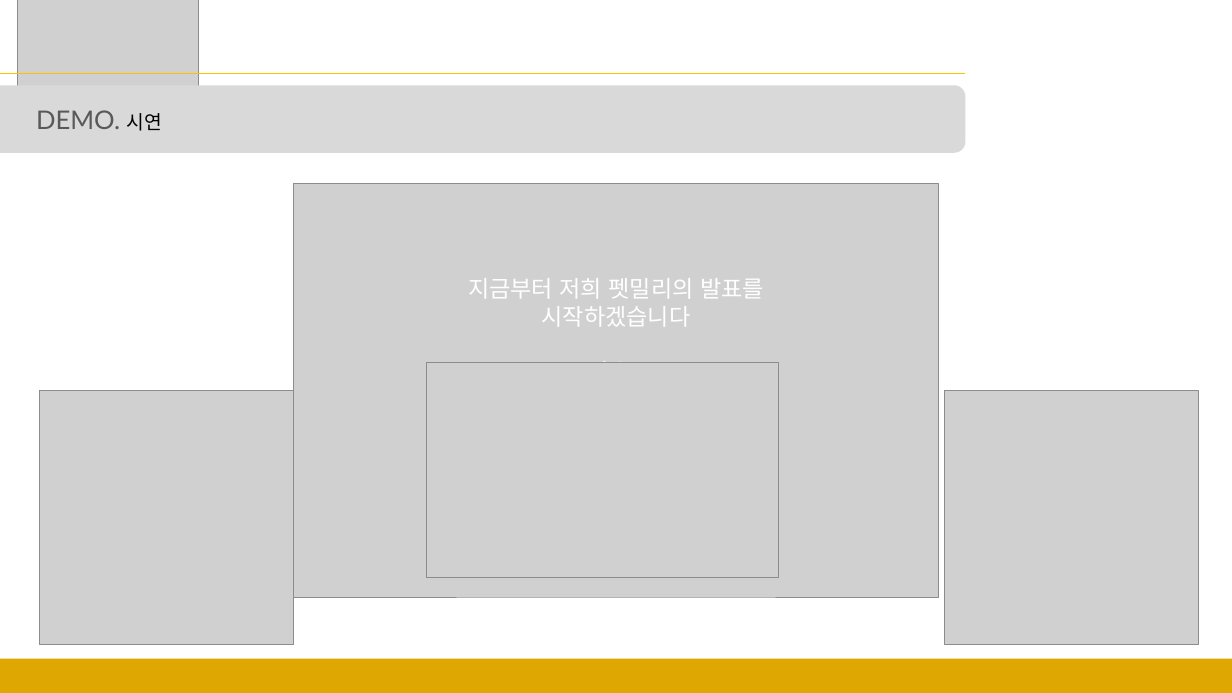
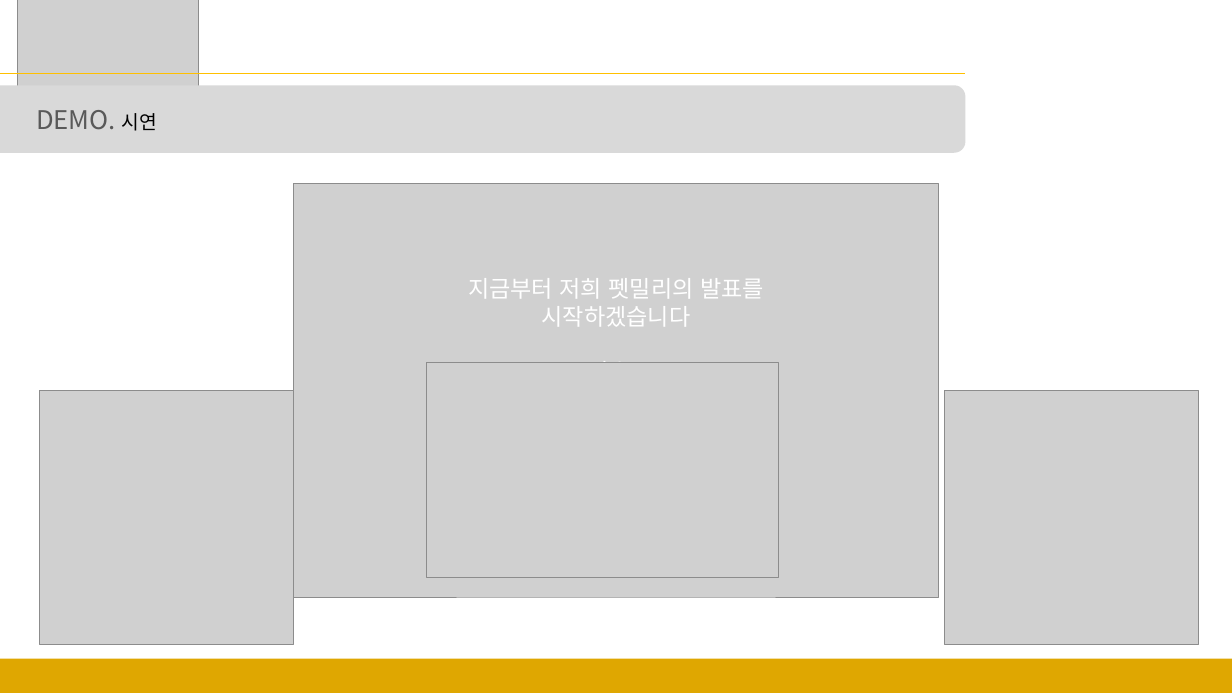
Before and after one commit to sgyoung96/Petmily, a slide deck: slide 11 of docs/발표ppt/발표.pptx. Drawn at 1232x693 pixels with LibreOffice and Linux fonts; fonts in the diff are those of the drawing; grey boxes stand for pictures. Boxes give left, top, right and bottom in pixels: in the first picture for what was removed or moved away, otherwise in the second. Text is boxed around its words. In the diff, an @@ line names an element or a change of style, - is before the commit and + after.

```diff
--- a/docs/발표ppt/발표.pptx
+++ b/docs/발표ppt/발표.pptx
@@ text "DEMO. 시연" at bbox=[36, 110, 157, 131]: font Lato to Noto Sans CJK KR in "DEMO." @@
```
Also in this commit, not shown: 9 other slides changed, 5 other files.
